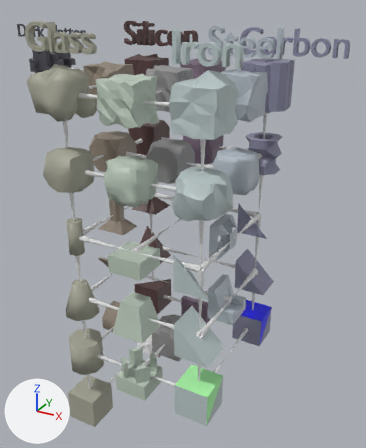
What one commit did to the Blender file dist/Model/crafting tree.blend.
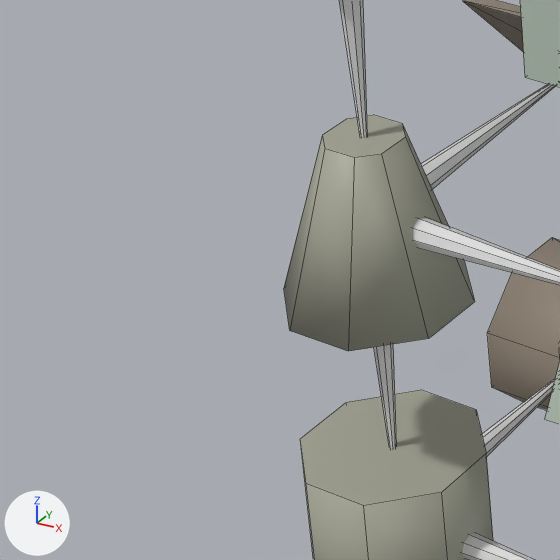
There are two pictures of each version: one whole from a 50 mm camera at (7.0, -12.02, 2.14) aimed at (-0.08, 0.86, -4.3), one close up on the part from 4% to 31% of the width and 58% to 80% of the height. Every picture has the same lights, and +X, +Y and +Z are marked at lower left. The close-ups show mesh edges as thin lines.
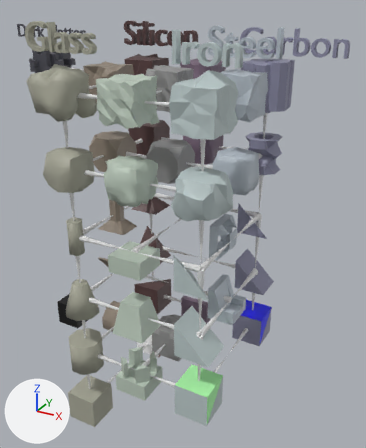
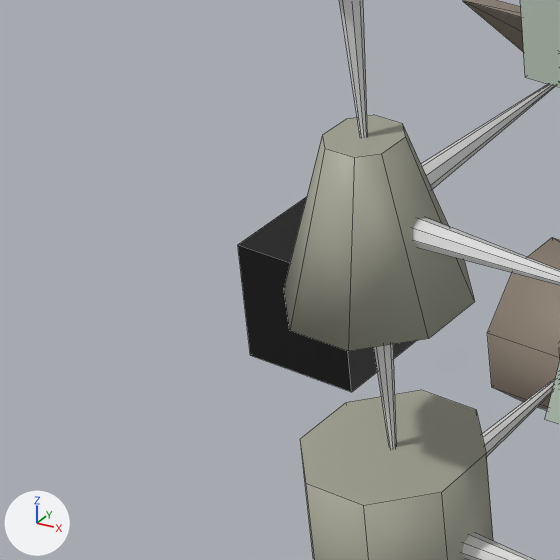
Pixel boxes (x1, y1, x2, y2) of what changed, in the close-ups (560 x 560 px):
'cube', added: after (238, 197, 417, 392)

Patch to the scene script:
```diff
--- a/dist/Model/crafting tree.blend.py
+++ b/dist/Model/crafting tree.blend.py
@@ me_cube @@
+me_cube.from_pydata(...)  # a box spanning x -0.5..0.5, y -0.5..0.5, z -0.5..0.5
+me_cube.materials.append(mat_true_white)
@@ ob_cube @@
+ob_cube = bpy.data.objects.new('cube', me_cube)
+ob_cube.location = (-6.0, 2.0, -10.0)
```
